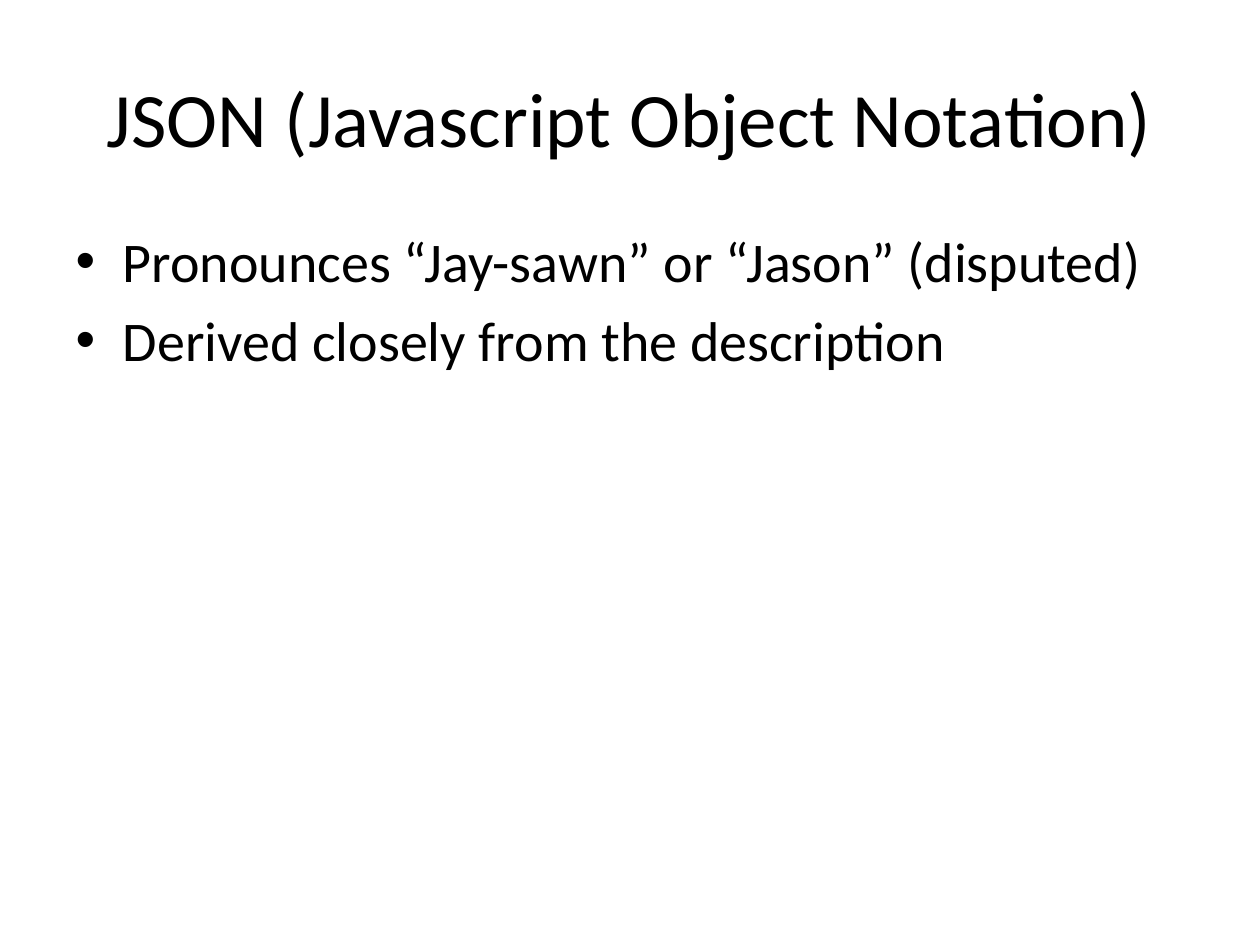
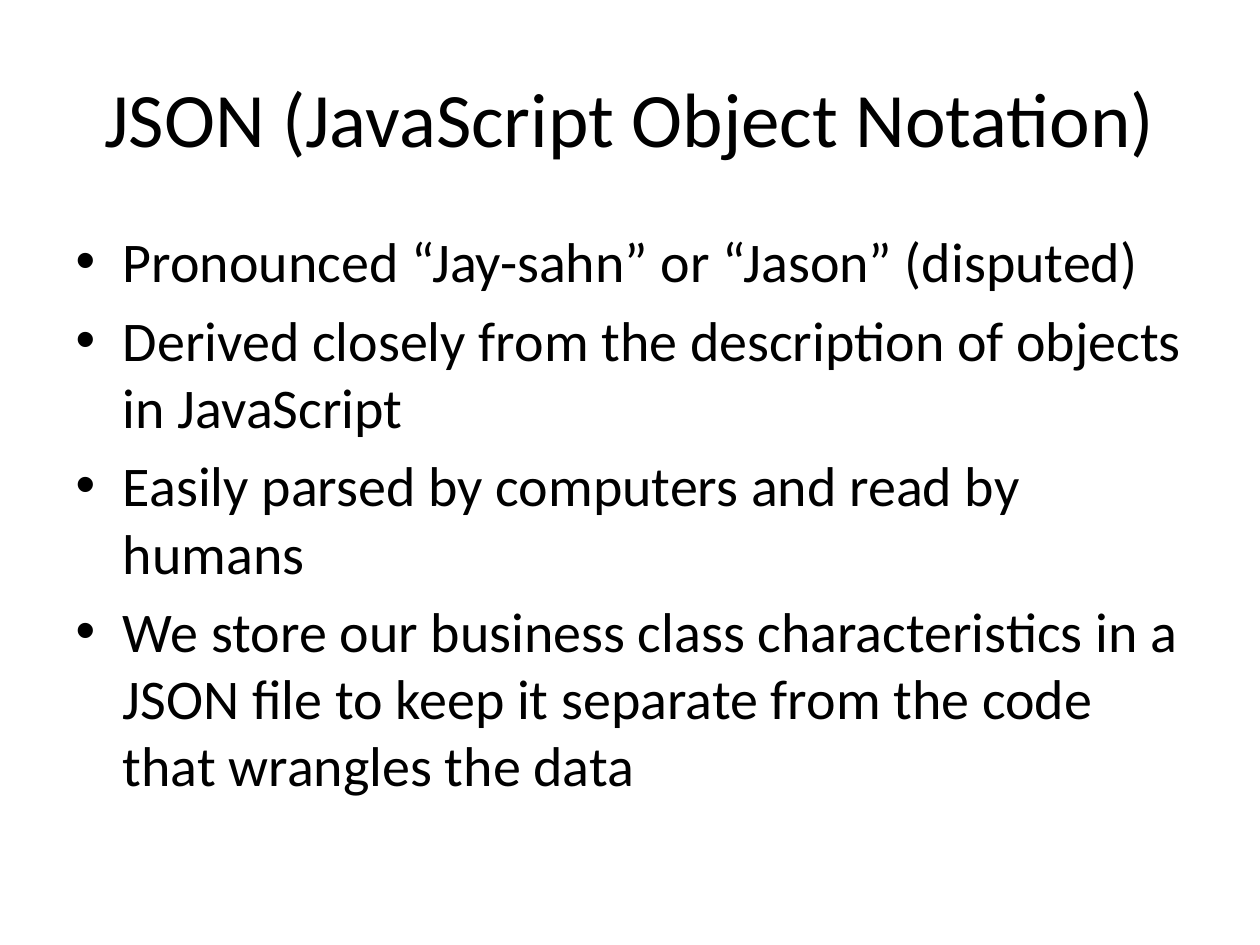
Before and after one commit to RECVD/nets_wrangle, a slide deck: slide 6 of How to Create Your Own NETS Classification Category.pptx. Drawn at 1260x945 pixels with LibreOffice and Linux fonts; fonts in the diff are those of the drawing. Boxes give left, top, right and bottom in pixels: in the first picture for what was removed or moved away, otherwise in the second. Text is boxed around its words. In the diff, an @@ line names an element or a change of style, - is before the commit and + after.

```diff
--- a/How to Create Your Own NETS Classification Category.pptx
+++ b/How to Create Your Own NETS Classification Category.pptx
@@ title at (104, 91, 1153, 161): text changed @@
-JSON (Javascript Object Notation)
+JSON (JavaScript Object Notation)
@@ text at (123, 241, 1180, 796): text changed @@
-• Pronounces “Jay-sawn” or “Jason” (disputed)
-• Derived closely from the description
+• Pronounced “Jay-sahn” or “Jason” (disputed)
+• Derived closely from the description of objects in JavaScript
+• Easily parsed by computers and read by humans
+• We store our business class characteristics in a JSON file to keep it separate from the code that wrangles the data
```
Also in this commit, not shown: 3 other slides changed, 7 slides added.
